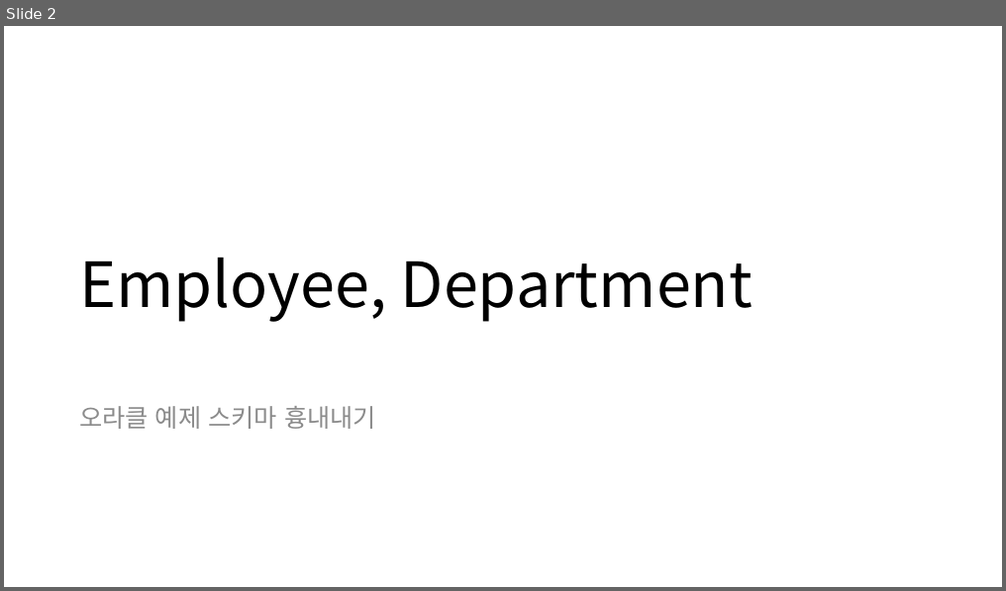
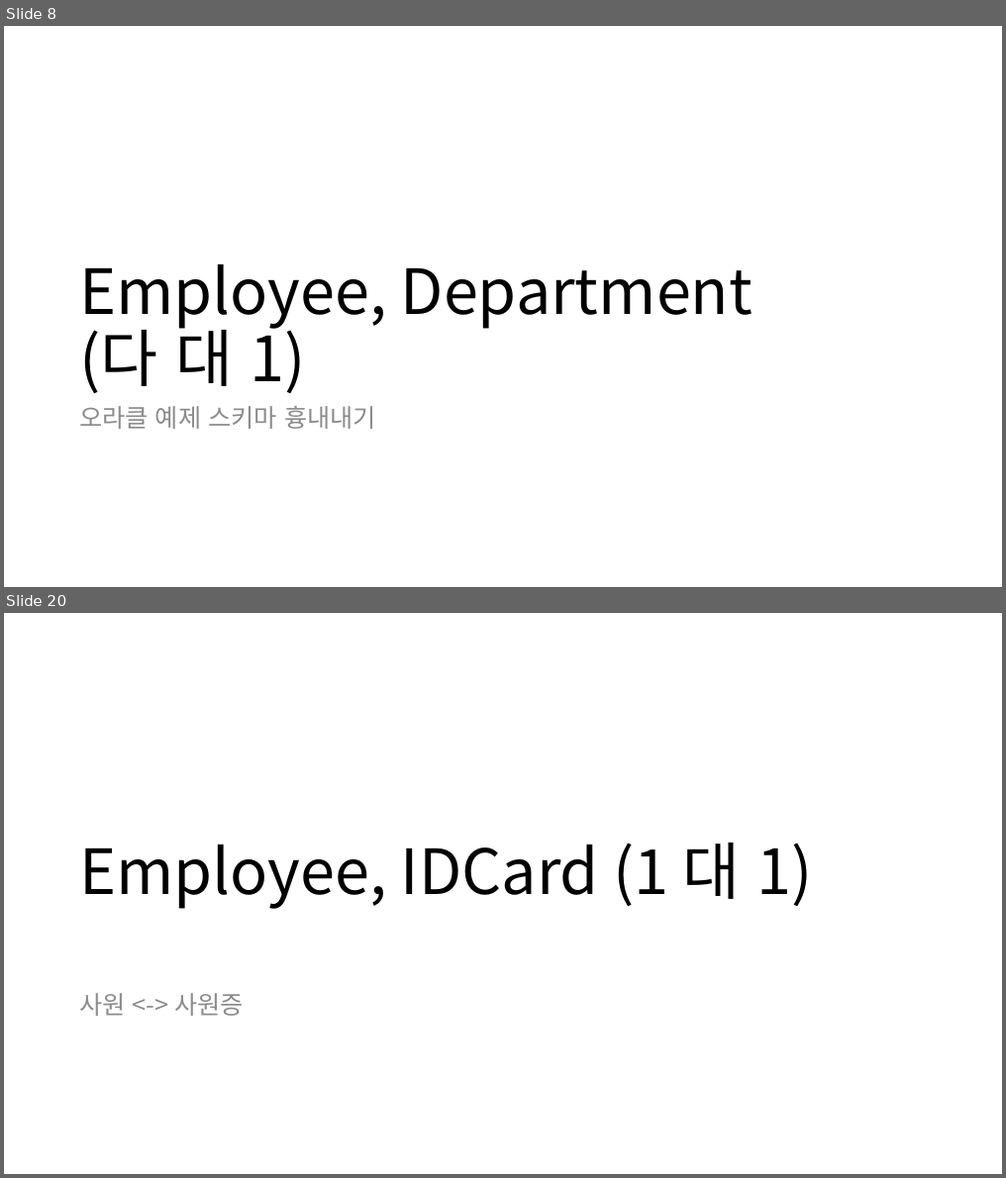
Before and after one commit to soon-good/study_archives, a slide deck: java/JPA/매핑관계_연습.pptx. Shown one above the other, each under a label of ours: slide 2 before the commit, slides 8 and 20 after it; the slides between them are not shown. The pictures are 1006x591 and 1006x1178 pixels, drawn with LibreOffice and Linux fonts; fonts in the diff are those of the drawing. Boxes give left, top, right and bottom in pixels: in the first picture for what was removed or moved away, otherwise in the second. Text is boxed around its words. In the diff, an @@ line names an element or a change of style, - is before the commit and + after.

```diff
--- a/java/JPA/매핑관계_연습.pptx
+++ b/java/JPA/매핑관계_연습.pptx
@@ slide 20 added at box(4, 613, 1002, 1174), background #FFFFFF @@
@@ title added at box(79, 843, 813, 909), 60 pt, text #000000 @@
+Employee, IDCard (1 대 1)
@@ text added at box(79, 993, 244, 1016), 24 pt, text #8C8C8C @@
+사원 <-> 사원증
@@ what was slide 2 is now slide 8 @@
@@ slide 8 changed as well @@
@@ title at box(79, 265, 752, 393): text changed @@
-Employee, Department
+Employee, Department
+(다 대 1)
```
Also in this commit, not shown: 1 other slide changed, 36 other slides added, 38 other files.
